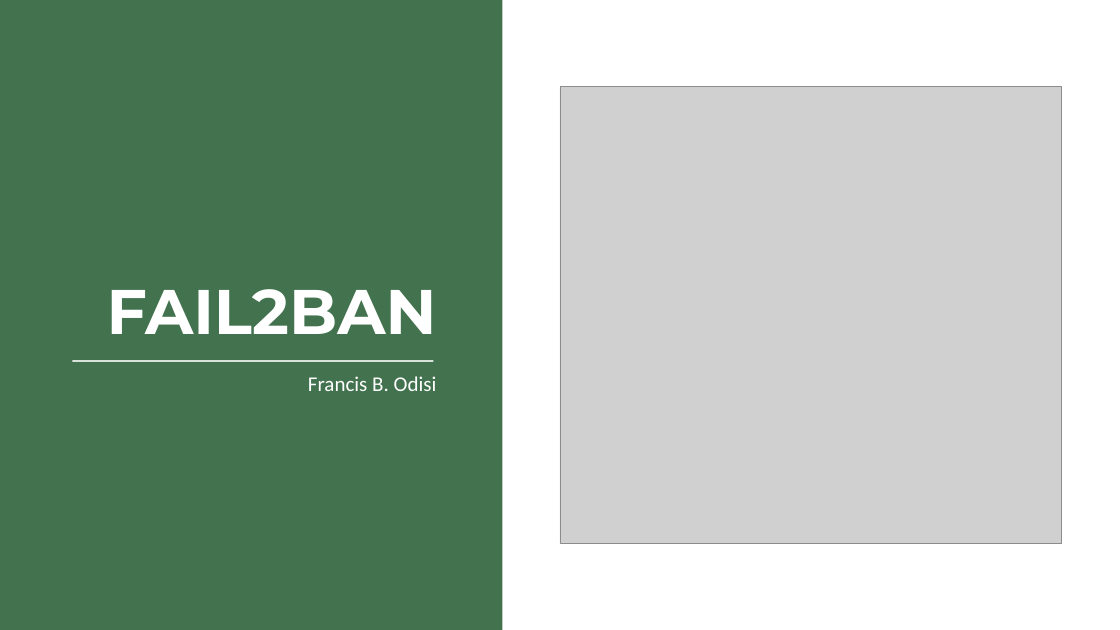
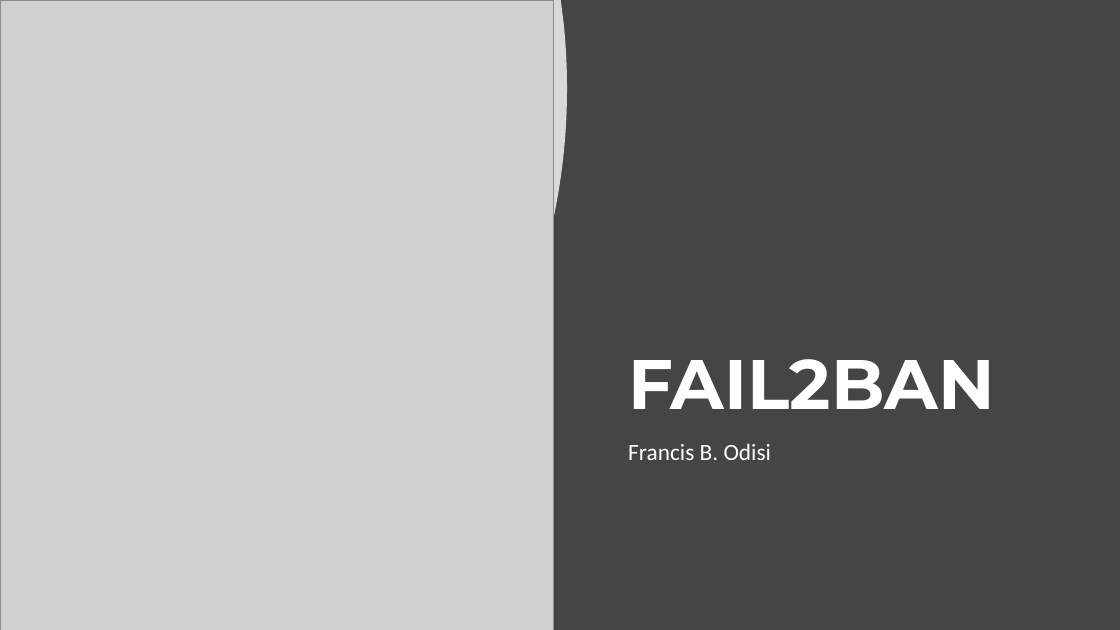
Before and after one commit to fodisi/ByteAcademy-Bootcamp, a slide deck: slide 1 of MondayPresentations/5_fail2ban/Fail2Ban.pptx. Drawn at 1120x630 pixels with LibreOffice and Linux fonts; fonts in the diff are those of the drawing; grey boxes stand for pictures. Boxes give left, top, right and bottom in pixels: in the first picture for what was removed or moved away, otherwise in the second. Text is boxed around its words. In the diff, an @@ line names an element or a change of style, - is before the commit and + after.

Commit message:
Final Version (candidate) - Presentation5 fail2ban

```diff
--- a/MondayPresentations/5_fail2ban/Fail2Ban.pptx
+++ b/MondayPresentations/5_fail2ban/Fail2Ban.pptx
@@ background #FFFFFF to #454545 @@
@@ picture: place and size @@
-picture at bbox=[560, 87, 1062, 543]
+picture at bbox=[0, 0, 554, 630]
@@ rectangle removed at bbox=[0, 0, 502, 630] @@
@@ freeform shape added at bbox=[0, 0, 567, 630], fill #FFFFFF at 80% opacity @@
@@ title "FAIL2BAN": place and size @@
-title "FAIL2BAN" at bbox=[107, 289, 437, 334]
+title "FAIL2BAN" at bbox=[628, 359, 995, 409]
@@ title "FAIL2BAN" at bbox=[628, 359, 995, 409]: size 54 to 60 pt; alignment right to left @@
@@ line removed from (72, 361) to (434, 361) @@
@@ subtitle "Francis B. Odisi": place and size @@
-subtitle "Francis B. Odisi" at bbox=[308, 376, 437, 391]
+subtitle "Francis B. Odisi" at bbox=[628, 444, 772, 460]
@@ subtitle "Francis B. Odisi" at bbox=[628, 444, 772, 460]: size 18 to 20 pt; alignment right to left @@
```
Also in this commit, not shown: 2 other slides changed, 9 slides added.
